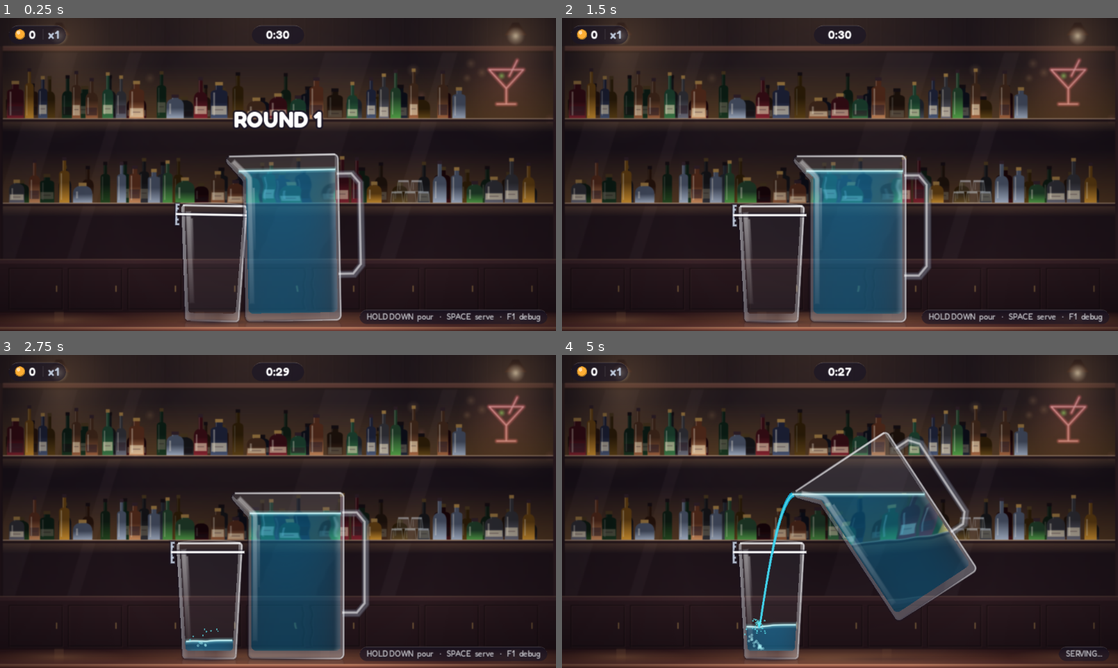
Above: before the commit, frames 1-4 (two rows, left to right).
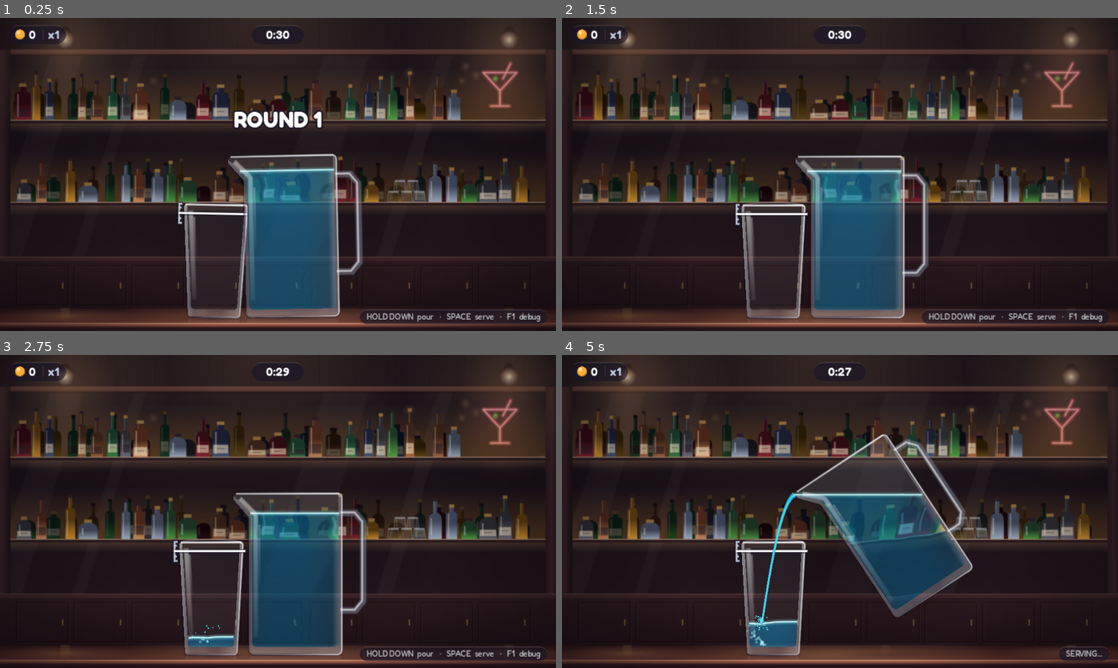
Above: after the commit, the same moments.

Repository: mihai-molnar/pour-game
Game: Godot game, scene res://main.tscn
Two runs of this game, one before a commit and one after it. Both use one fixed random seed, a clock stepped at 60 frames per second and the inputs below.
Inputs:
- Up to frame 1 (0.25 s): no input
- Up to frame 2 (1.5 s): tap Space at 0.77 s; hold Down from 1.28 s (still down)
- Up to frame 3 (2.75 s): tap Space at 1.52 s; release Down at 2.03 s
- Up to frame 4 (5 s): tap Space at 3.02, 3.77, 4.52 s; hold Down from 3.53 s (still down)

The runs differ from the first frame. In frame 1, 17% of the frame differs, in the area x 0-100%, y 3-100%; in frame 2, 17%; in frame 3, 17%; in frame 4, 18%.

Commit message:
fix: keep the pitcher clear of the timer pill, size the coin pill to the shaking value, honest view checks, docs
Zoom 1.8 -> 1.75 so a pitcher's second glass no longer slides under the
timer pill; check_view now tests the real pill rects at each pourer's
common tilts and the Camera node is no longer overwritten from code, so
its match with the constants is actually checked.

Co-Authored-By: Claude Opus 5.5 <noreply@anthropic.com>

Diff:
--- a/hud.gd
+++ b/hud.gd
@@ -16,6 +16,7 @@
 const PILL_AT := Vector2(10, 8)
 const PILL_H := 22.0
 const PILL_PAD := 8.0
+const TIMER_PILL := Rect2(290, 8, 60, 22)
 ## Gap between the coin count and the multiplier (a thin divider sits in it).
 const STREAK_GAP := 13.0
 ## Where a grown multiplier pops up before flying to the coin counter, and how big.
@@ -101,7 +102,7 @@
 	streak_label.size.y = PILL_H
 	streak_label.vertical_alignment = VERTICAL_ALIGNMENT_CENTER
 	streak_label.text = format_mult(1.0)
-	_timer_pill = _pill(Rect2(SCREEN_W * 0.5 - 30.0, PILL_AT.y, 60.0, PILL_H))
+	_timer_pill = _pill(TIMER_PILL)
 	timer_label = make_label(_timer_pill.position, Palette.WHITE)
 	timer_label.size = _timer_pill.size
 	timer_label.horizontal_alignment = HORIZONTAL_ALIGNMENT_CENTER
@@ -184,8 +185,10 @@
 	_fit_coin_pill()
 
 
+## Sizes the coin pill to what the multiplier label shows — during a "denied"
+## shake that is still the old value.
 func _fit_coin_pill() -> void:
-	_coin_pill.size.x = _streak_pos.x + text_width(format_mult(_streak_mult), SIZE) + PILL_PAD - PILL_AT.x
+	_coin_pill.size.x = _streak_pos.x + text_width(streak_label.text, SIZE) + PILL_PAD - PILL_AT.x
 
 
 ## The streak multiplier, right after the coin counter: dim at x1, gold above.
--- a/main.gd
+++ b/main.gd
@@ -20,7 +20,7 @@
 ## The static camera: the world point at the screen centre, and how much closer
 ## than 1:1 it shows the 640x360 world.
 const CAMERA_CENTER := Vector2(300, 186)
-const CAMERA_ZOOM := 1.8
+const CAMERA_ZOOM := 1.75
 const SCREEN_SIZE := Vector2(640, 360)
 ## The world rect the background image covers (art/background.png, 7 image px
 ## per world px; tools/background/bar.html draws it with the same numbers).
@@ -74,8 +74,6 @@
 
 
 func _ready() -> void:
-	camera.position = CAMERA_CENTER
-	camera.zoom = Vector2.ONE * CAMERA_ZOOM
 	shadows.glass = glass
 	shadows.pourer = pourer
 	reflection.glass = glass
--- a/main.tscn
+++ b/main.tscn
@@ -37,7 +37,7 @@
 
 [node name="Camera" type="Camera2D" parent="."]
 position = Vector2(300, 186)
-zoom = Vector2(1.8, 1.8)
+zoom = Vector2(1.75, 1.75)
 
 [node name="Reflection" type="Node2D" parent="."]
 clip_children = 1
--- a/tools/checks/check_ui.gd
+++ b/tools/checks/check_ui.gd
@@ -47,6 +47,10 @@
 	expect(hud.streak_flyer == null, "the big copy is gone once it has landed")
 	hud.set_streak(1.0)
 	eq(hud.streak_label.text, "x1.2", "a reset first shakes the old value")
+	hud.set_coins(1234)  # Main refreshes the coins every tick, mid-shake too
+	var pill_end: float = hud._coin_pill.position.x + hud._coin_pill.size.x
+	expect(pill_end >= hud._streak_pos.x + Hud.text_width(hud.streak_label.text, Hud.SIZE),
+		"the coin pill still holds the shaking old value (pill ends at %.1f)" % pill_end)
 	hud._streak_tween.custom_step(5.0)
 	eq([hud.streak_label.text, hud.streak_label.get_theme_color("font_color"), hud.streak_label.position],
 		["x1", Palette.FROST, after_1234], "...then turns into a dim x1 back in place")
--- a/tools/checks/check_view.gd
+++ b/tools/checks/check_view.gd
@@ -1,15 +1,19 @@
 extends CheckBase
 ## Checks the camera framing: arriving vessels start off-screen, every vessel
-## fits the view at rest and at its common pouring tilts (clear of the HUD row
-## unless tipped far), the counter edge shows, the background covers the view,
-## and world points map onto the screen. Run:
+## fits the view at rest and at its common pouring tilts without passing behind
+## a HUD pill (a pourer's third glass, tipped further, may), the counter edge
+## shows, the background covers the view, and world points map onto the
+## screen. Run:
 ##   "$GODOT" --headless --path . --quit-after 900 --script res://tools/run_check.gd -- --check=view
 
 ## Vessels stay this far inside the view (world px).
 const MARGIN := 2.0
-## The HUD's top row (screen px); only a pourer tipped past HUD_TILT may reach into it.
-const HUD_ROW := 22.0
-const HUD_TILT := 60.0
+## The steepest tilt past rest (°) a pourer reaches on its first two glasses
+## from full (measured with the autopilot: pitcher 48° then up to 68°, bottle
+## up to 54°); the third glass from a pourer may tip further.
+const COMMON_TILT := {&"water": 70.0, &"wine": 55.0}
+## The widest the coin pill gets in play (4-digit coins and x2.5).
+const COIN_PILL_W := 110.0
 
 
 func run() -> void:
@@ -26,21 +30,21 @@
 	expect(view.end.y >= 286.0, "the counter's front edge is in view (bottom %.1f)" % view.end.y)
 
 	var inner := view.grow(-MARGIN)
-	var below_hud := inner
-	below_hud.position.y = view.position.y + HUD_ROW / Main.CAMERA_ZOOM
-	below_hud.size.y = inner.end.y - below_hud.position.y
+	var pills := [_rect_poly(Rect2(Hud.PILL_AT, Vector2(COIN_PILL_W, Hud.PILL_H))), _rect_poly(Hud.TIMER_PILL)]
 	for d: DrinkDef in [GameState.WATER, GameState.ROUND_UNLOCKS[2]]:
-		var glass_box := _box(Transform2D(0.0, Main.GLASS_POS) * d.glass_outer)
-		expect(below_hud.encloses(glass_box), "%s glass fits below the HUD row (%s)" % [d.id, glass_box])
+		var glass := Transform2D(0.0, Main.GLASS_POS) * d.glass_outer
+		expect(inner.encloses(_box(glass)) and not _behind_pill(main, glass, pills), "%s glass fits, clear of the HUD" % d.id)
 		var lip := Main.GLASS_POS + d.pourer_offset
-		var max_tilt := 85.0 if d.refill_style == DrinkDef.RefillStyle.IN_PLACE else 35.0
 		var tilt := 0.0
-		while tilt <= max_tilt:
-			var shape := d.pourer_outer + d.pourer_handle
-			var box := _box(Transform2D(-deg_to_rad(d.pourer_rest_deg + tilt), lip) * shape)
-			var room := inner if tilt > HUD_TILT else below_hud
-			expect(room.encloses(box), "%s pourer at tilt %d fits (%s in %s)" % [d.id, tilt, box, room])
-			tilt += 5.0
+		while tilt <= COMMON_TILT[d.id]:
+			var at := Transform2D(-deg_to_rad(d.pourer_rest_deg + tilt), lip)
+			var body := at * d.pourer_outer
+			expect(inner.encloses(_box(body + at * d.pourer_handle)), "%s pourer at tilt %d fits the view" % [d.id, tilt])
+			var hidden := _behind_pill(main, body, pills)
+			if d.pourer_handle.size() >= 2:
+				hidden = hidden or _behind_pill(main, at * d.pourer_handle, pills)
+			expect(not hidden, "%s pourer at tilt %d stays clear of the HUD pills" % [d.id, tilt])
+			tilt += 2.0
 
 	var bg: Sprite2D = main.get_node("Background")
 	var bg_rect := Rect2(bg.position, bg.texture.get_size() * bg.scale)
@@ -61,6 +65,21 @@
 	expect(Rect2(0, 0, 640, 360).has_point(rim), "the glass rim maps onto the screen (%s)" % rim)
 
 
+## True if the world polygon `p` (closed, so a handle polyline counts as its hull) overlaps a pill on screen.
+func _behind_pill(main: Main, p: PackedVector2Array, pills: Array) -> bool:
+	var on_screen := PackedVector2Array()
+	for q in p:
+		on_screen.append(main.world_to_hud(q))
+	for pill: PackedVector2Array in pills:
+		if not Geometry2D.intersect_polygons(on_screen, pill).is_empty():
+			return true
+	return false
+
+
+func _rect_poly(r: Rect2) -> PackedVector2Array:
+	return PackedVector2Array([r.position, Vector2(r.end.x, r.position.y), r.end, Vector2(r.position.x, r.end.y)])
+
+
 func _box(p: PackedVector2Array) -> Rect2:
 	var r := Rect2(p[0], Vector2.ZERO)
 	for q in p:
Not shown, changed: CLAUDE.md
Not shown, changed: README.md
Not shown, changed: tools/background/bar.html
